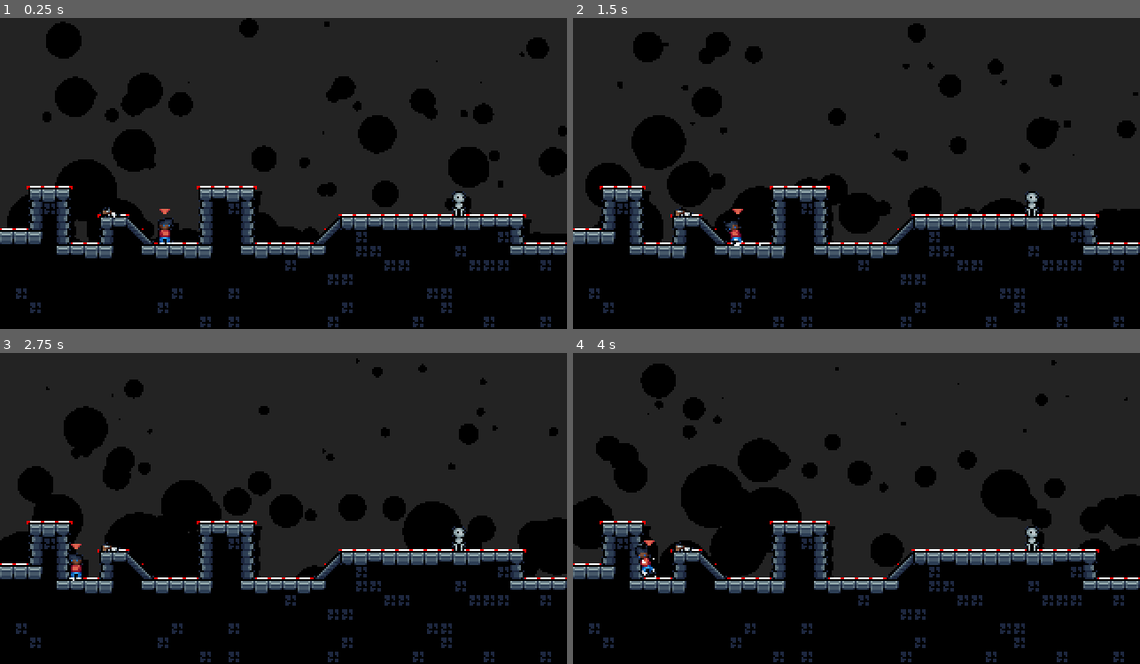
Above: before the commit, frames 1-4 (two rows, left to right).
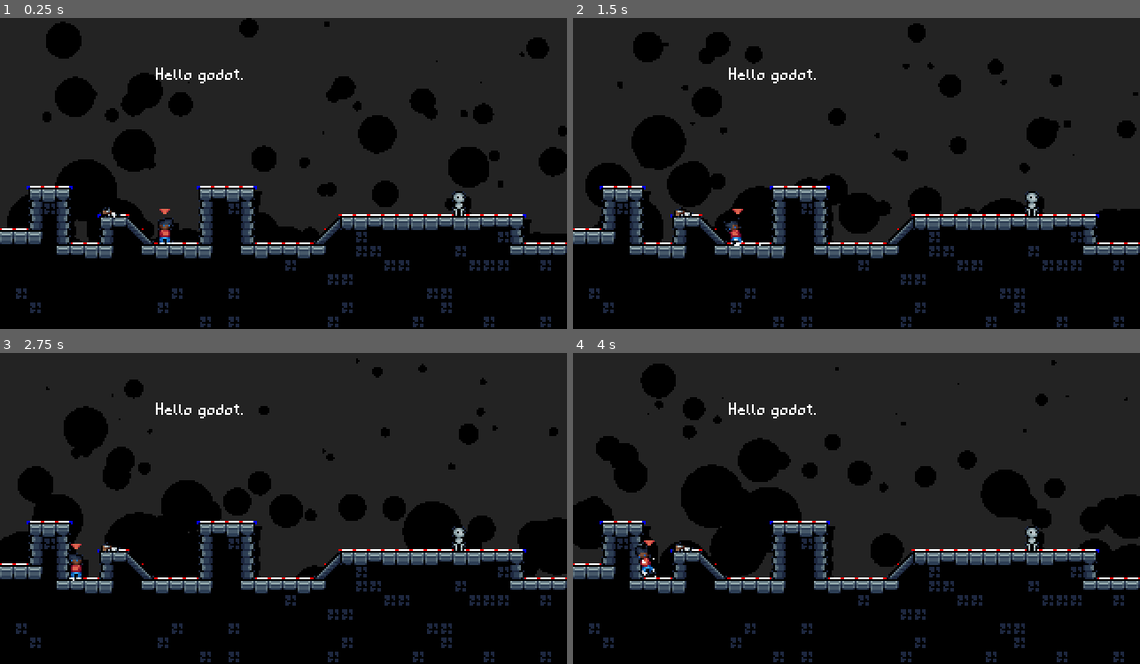
Above: after the commit, the same moments.

Repository: mageowl/descent
Game: Godot game, scene res://scenes/test/enemy_test.tscn
Same seed, same stepped clock (60 frames per second), same inputs: the game is played once before the commit and once after it. This scene is started directly instead of the project's main scene.
Inputs:
- Up to frame 1 (0.25 s): no input
- Up to frame 2 (1.5 s): hold D (right) 0.53-1.28 s; tap Space (jump) at 0.6, 0.77, 1.07 s; hold A (left) from 1.28 s (still down); tap E (action) at 1.35 s
- Up to frame 3 (2.75 s): tap Space (jump) at 1.52, 1.55, 1.82, 2.3 s; release A (left) at 2.03 s; hold D (right) from 2.03 s (still down); hold Shift (aim) from 2.03 s (still down)
- Up to frame 4 (4 s): release Shift (aim) at 2.78 s; tap S (aim_down) at 2.85 s; tap Space (jump) at 3.02, 3.05, 3.32, 3.77, 3.8 s; release D (right) at 3.53 s; hold A (left) from 3.53 s (still down); tap W (aim_up) at 3.6 s

The runs differ from the first frame. In frame 1, 0.2% of the frame differs, in the area x 4-93%, y 15-65%; in frame 2, 0.2%; in frame 3, 0.2%; in frame 4, 0.2%.

Commit message:
Create Paxel font.

Diff:
--- a/global/classes/platformer_level_2d.gd
+++ b/global/classes/platformer_level_2d.gd
@@ -58,6 +58,12 @@
 	for point in nav_data.points:
 		draw_circle(point, 1, Color.RED)
 
+	var ledges = []
+	ledges.append_array(nav_data.ledges.r)
+	ledges.append_array(nav_data.ledges.l)
+	for point in ledges:
+		draw_circle(point, 1, Color.BLUE)
+
 func query_agent(astar: AStar2D, query: PlatformerAgentQuery2D):
 	var index = 0
 	for point in nav_data.points:
--- a/project.godot
+++ b/project.godot
@@ -31,7 +31,7 @@
 
 [editor_plugins]
 
-enabled=PackedStringArray("res://addons/aseprite_importer/plugin.cfg")
+enabled=PackedStringArray()
 
 [input]
 
--- a/scenes/enemy/pathfinding_enemy.gd
+++ b/scenes/enemy/pathfinding_enemy.gd
@@ -1,15 +1,11 @@
 class_name PathfindingEnemy extends Enemy
 
-@onready var tilemap: PlatformerLevel2D = get_tree().get_nodes_in_group("level")[0]
+@onready var tilemap: PlatformerLevel2D = find_parent("TileMap*")
 var astar = AStar2D.new()
 var path = []
 
-func _ready():
-	await get_tree().create_timer(0.2).timeout
-	tilemap.query_agent(astar, PlatformerAgentQuery2D.create(Vector2.ZERO))
-
-func pathfind_to(target: Vector2):
+func pathfind_to(location: Vector2):
 	if astar.has_point(0):
 		var from = astar.get_closest_point(global_position)
-		var to = astar.get_closest_point(target)
+		var to = astar.get_closest_point(location)
 		path = Array(astar.get_point_path(from, to))
--- a/scenes/enemy/physics_enemy.gd
+++ b/scenes/enemy/physics_enemy.gd
@@ -1 +1,26 @@
-class_name PhysicsEnemy extends Enemy
+class_name PlatformerEnemy extends PathfindingEnemy
+
+@export_group("Speed")
+@export var speed = 100.0
+@export var acceleration = 0.1
+@export var friction = 0.7
+@export var air_friction = 0.1
+
+@export_group("Gravity")
+@export var jump_velocity = 200.0
+@export var gravity = 1000.0
+@export var jump_gravity = 900.0
+
+func _ready():
+	await get_tree().create_timer(0.2).timeout
+	tilemap.query_agent(astar, PlatformerAgentQuery2D.create(Vector2.ZERO))
+
+func _get_direction() -> int:
+	return 0
+
+func movement(delta: float, direction: int):
+	pass
+
+func _physics_process(delta):
+	var direction = _get_direction()
+	movement(delta, direction)
--- a/scenes/enemy/scenes/skeleton.tscn
+++ b/scenes/enemy/scenes/skeleton.tscn
@@ -5,7 +5,7 @@
 [ext_resource type="Texture2D" uid="uid://bn6evonnn01pu" path="res://global/particle_circle.png" id="4_radlf"]
 
 [sub_resource type="GDScript" id="GDScript_t7jlq"]
-script/source = "extends PathfindingEnemy
+script/source = "extends PlatformerEnemy
 
 @onready var animation_tree = $Sprite/AnimationTree
 @onready var players = get_tree().get_nodes_in_group(\"player\")
@@ -19,7 +19,6 @@
 			if position.distance_to(path[0]) < 10:
 				if has_los_to(target.position): pathfind_to(target.position)
 				path.pop_front()
-				print(\"new path\")
 		elif has_los_to(target.position):
 			pathfind_to(target.position)
 			path.pop_front()
--- a/scenes/test/enemy_test.tscn
+++ b/scenes/test/enemy_test.tscn
@@ -8,6 +8,7 @@
 [ext_resource type="Resource" uid="uid://dtdodnwx0ie3k" path="res://scenes/weapon/weapon_types/silver_pistol.tres" id="5_0y2vp"]
 [ext_resource type="Script" path="res://global/classes/platformer_level_2d.gd" id="5_17iey"]
 [ext_resource type="PackedScene" uid="uid://dj1t1y67pb7a0" path="res://scenes/enemy/scenes/skeleton.tscn" id="6_gvr2p"]
+[ext_resource type="FontFile" uid="uid://ca6achyoql8tx" path="res://global/fonts/Paxel.ttf" id="9_wchyw"]
 
 [sub_resource type="ShaderMaterial" id="ShaderMaterial_tpw2d"]
 shader = ExtResource("1_uo4fx")
@@ -21,7 +22,7 @@
 [node name="Shaders" type="CanvasGroup" parent="."]
 material = SubResource("ShaderMaterial_tpw2d")
 
-[node name="TileMap" type="TileMap" parent="Shaders" groups=["level"]]
+[node name="TileMap01" type="TileMap" parent="Shaders" groups=["level"]]
 tile_set = ExtResource("3_g6e1o")
 format = 2
 layer_0/name = "block"
@@ -35,9 +36,9 @@
 layer_1/tile_data = PackedInt32Array(1441832, 262146, 5, 1376296, 262146, 4, 1310760, 262146, 4, 1245224, 262146, 3, 11 …(7063 unchanged characters)…
 script = ExtResource("5_17iey")
 
-[node name="Entities" type="Node2D" parent="Shaders/TileMap"]
+[node name="Entities" type="Node2D" parent="Shaders/TileMap01"]
 
-[node name="Skeleton" parent="Shaders/TileMap/Entities" instance=ExtResource("6_gvr2p")]
+[node name="Skeleton" parent="Shaders/TileMap01/Entities" instance=ExtResource("6_gvr2p")]
 position = Vector2(259, 105)
 
 [node name="WeaponDrop" parent="Shaders" instance=ExtResource("4_fev5x")]
@@ -47,3 +48,12 @@
 [node name="Player" parent="Shaders" instance=ExtResource("2_h0fbh")]
 position = Vector2(93, 120)
 collision_layer = 34
+
+[node name="Label" type="Label" parent="."]
+offset_left = 88.0
+offset_top = 29.0
+offset_right = 128.0
+offset_bottom = 52.0
+theme_override_fonts/font = ExtResource("9_wchyw")
+theme_override_font_sizes/font_size = 8
+text = "Hello godot."
Binary file added: global/fonts/Paxel.ttf
Not shown, added: global/fonts/Paxel.ttf.import
Binary file added: global/fonts/paxel.png
Not shown, added: global/fonts/paxel.png.import
Not shown: 1 places in scenes/test/enemy_test.tscn that only renumber resources
Not shown, changed: Session.vim
